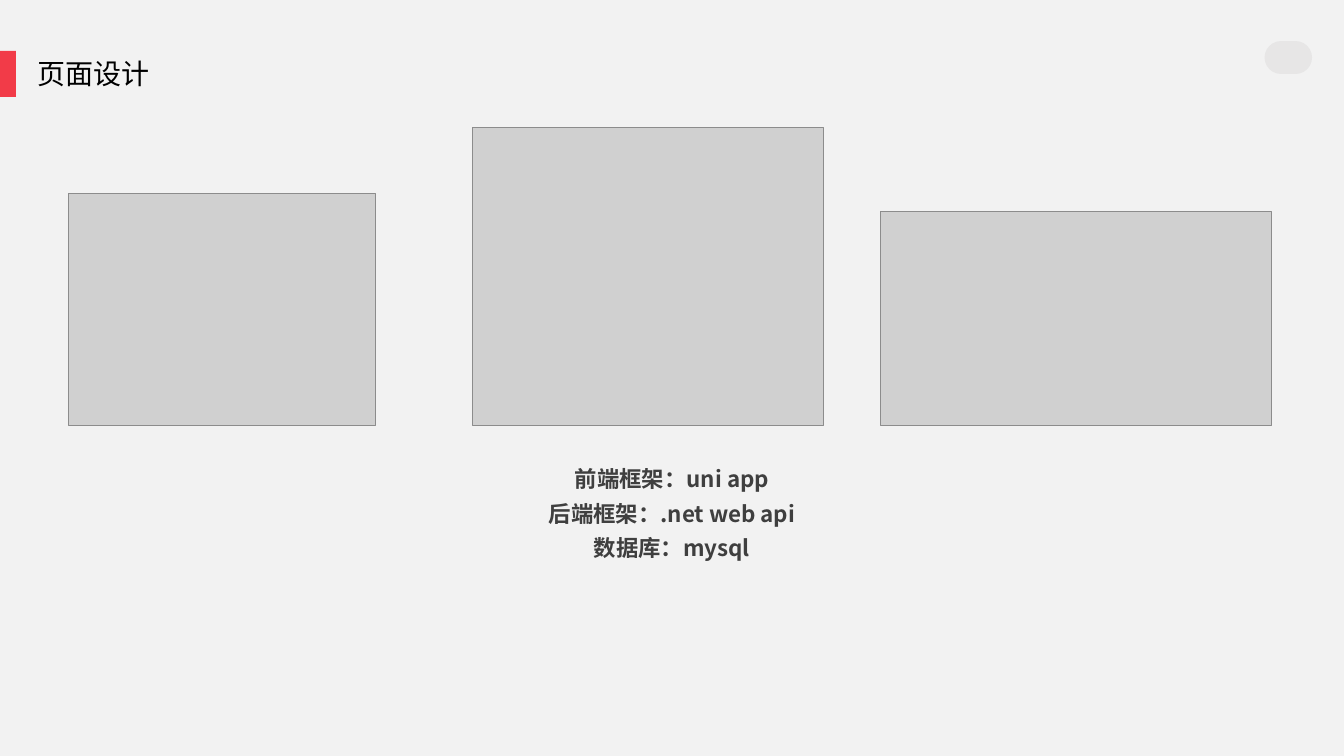
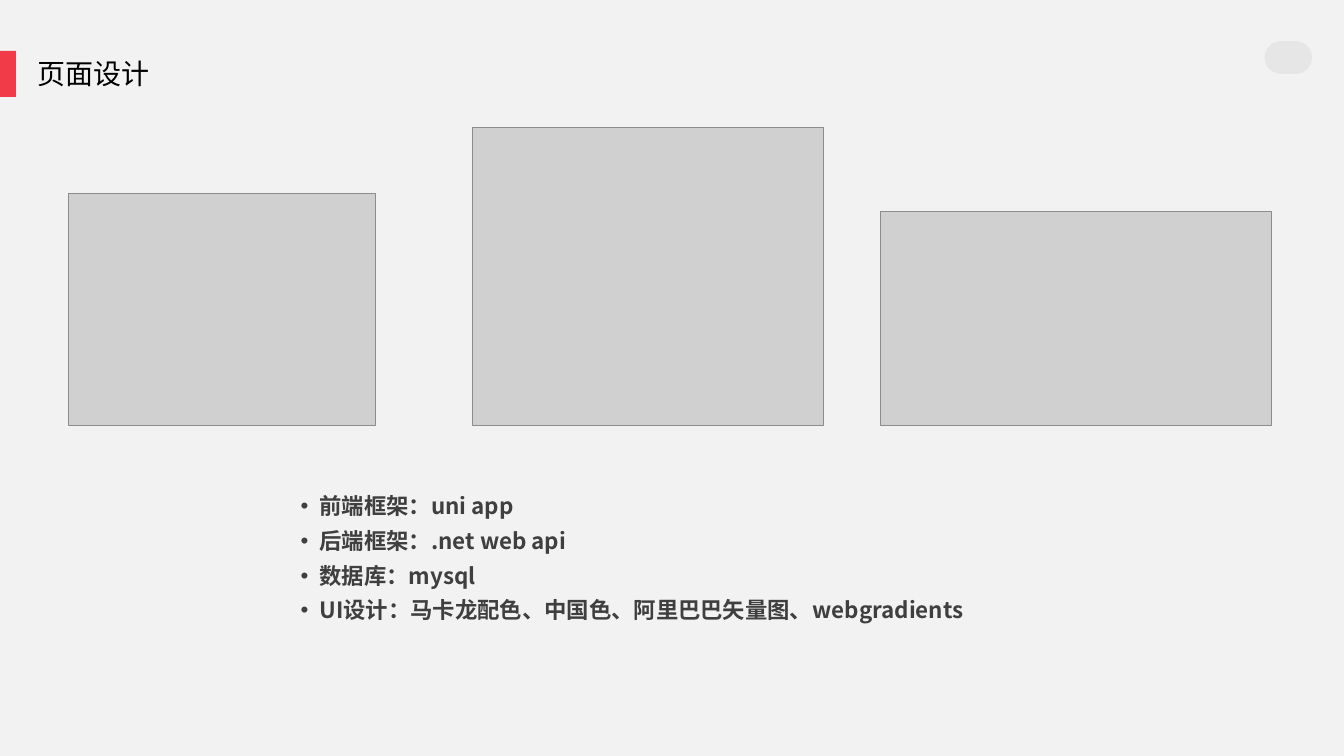
Before and after one commit to Moyulingjiu/Dotnet-Forum, a slide deck: slide 5 of doc/汇报.pptx (slide 4 before the commit). Drawn at 1344x756 pixels with LibreOffice and Linux fonts; fonts in the diff are those of the drawing; grey boxes stand for pictures. Boxes give left, top, right and bottom in pixels: in the first picture for what was removed or moved away, otherwise in the second. Text is boxed around its words. In the diff, an @@ line names an element or a change of style, - is before the commit and + after.

```diff
--- a/doc/汇报.pptx
+++ b/doc/汇报.pptx
@@ text "前端框架：uni app": place and size @@
-text "前端框架：uni app" at (549,468,795,561)
+text "前端框架：uni app" at (320,495,964,624)
@@ text at (320,495,566,589): alignment centre to left; bullet none to • @@
@@ text at (320,599,964,624): paragraph added @@
+• UI设计：马卡龙配色、中国色、阿里巴巴矢量图、webgradients
```
Also in this commit, not shown: 1 other slide changed, 1 slide added.
